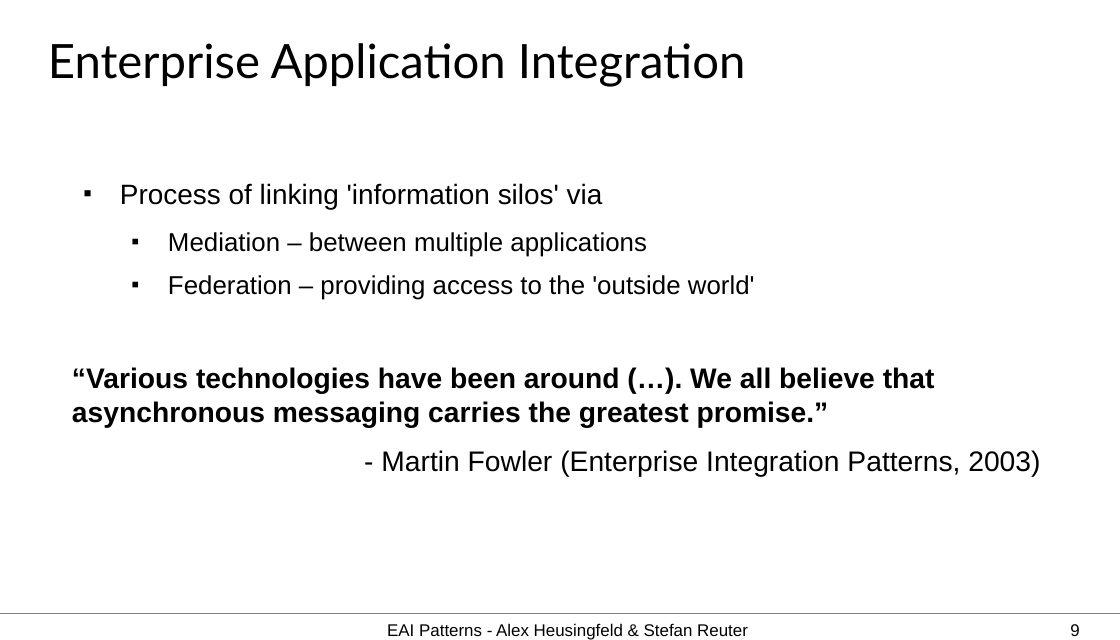
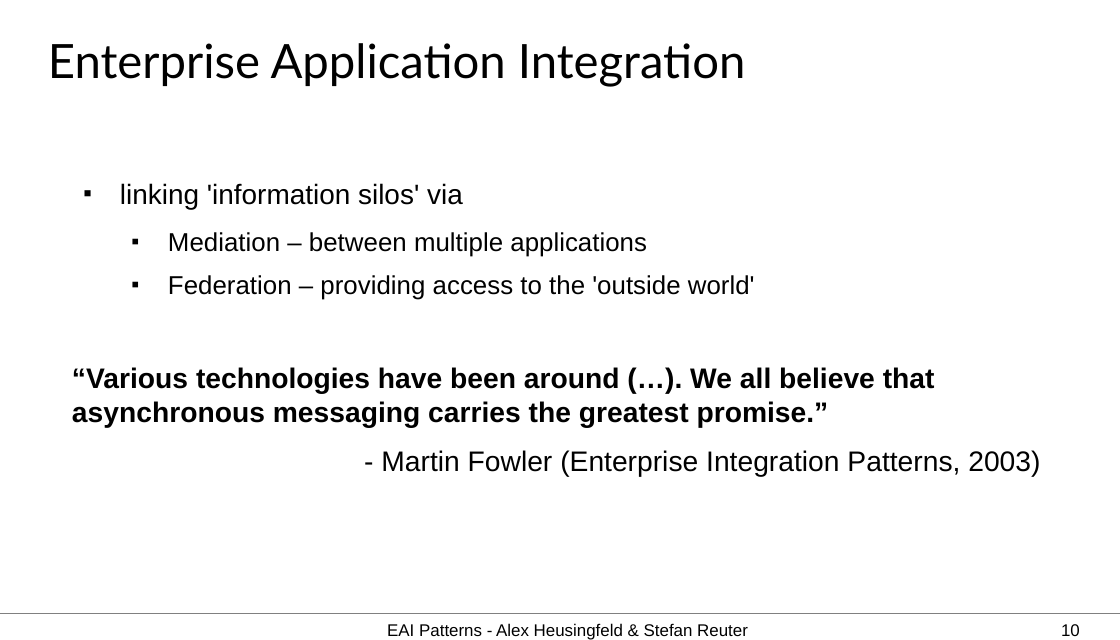
Before and after one commit to aheusingfeld/javaone2012, a slide deck: slide 10 of slides/eai-slides.odp (slide 9 before the commit). Drawn at 1120x640 pixels with LibreOffice and Linux fonts; fonts in the diff are those of the drawing. Boxes give left, top, right and bottom in pixels: in the first picture for what was removed or moved away, otherwise in the second. Text is boxed around its words. In the diff, an @@ line names an element or a change of style, - is before the commit and + after.

```diff
--- a/slides/eai-slides.odp
+++ b/slides/eai-slides.odp
@@ text at (120,183,463,209): text changed @@
-■ Process of linking 'information silos' via
+■ linking 'information silos' via
@@ page number at (1061,624,1080,636): text changed @@
-9
+10
```
Also in this commit, not shown: 6 other slides changed, 3 slides added, 1 slide removed.
